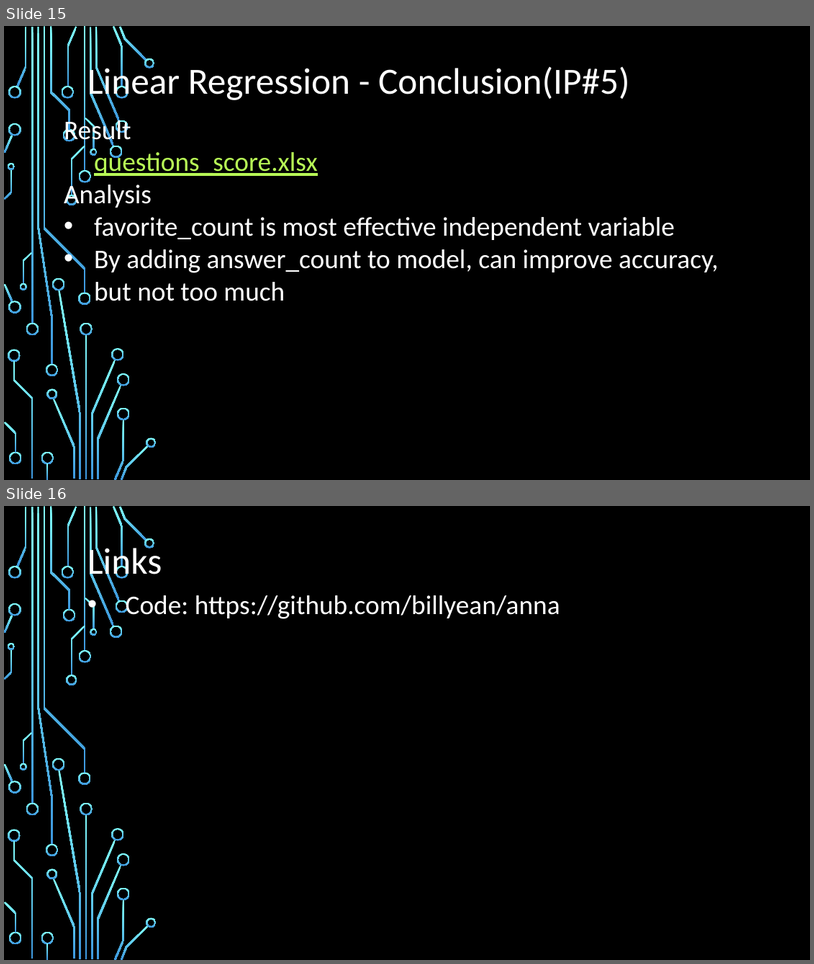
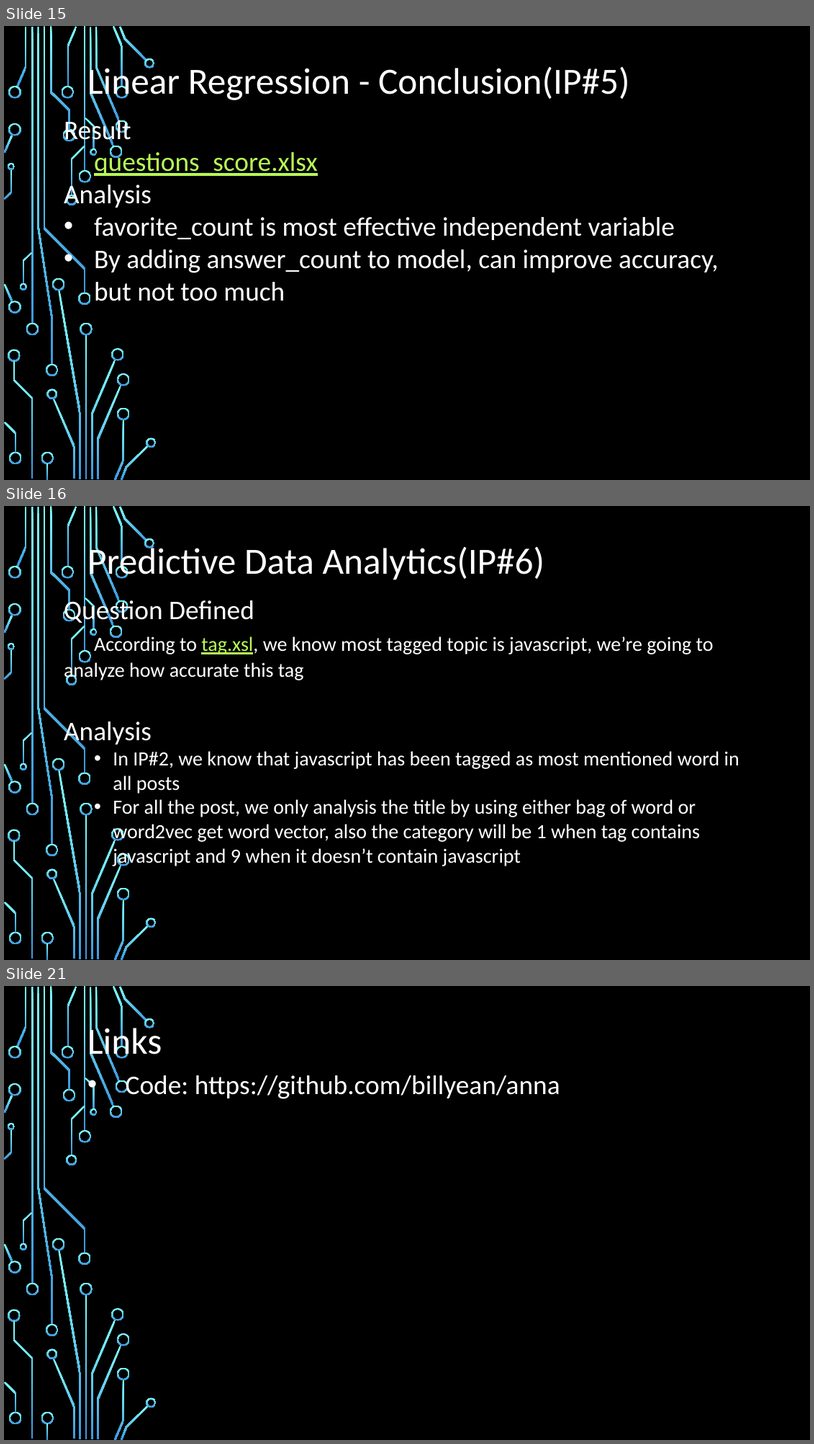
Before and after one commit to billyean/anna, a slide deck: Data Analytics and Information Virtualization Project.pptx. Shown one above the other, each under a label of ours: slides 15 and 16 before the commit, slides 15, 16 and 21 after it; the slides between them are not shown. The pictures are 814x964 and 814x1444 pixels, drawn with LibreOffice and Linux fonts; fonts in the diff are those of the drawing; background and template pictures are left out. Boxes give left, top, right and bottom in pixels: in the first picture for what was removed or moved away, otherwise in the second. Text is boxed around its words. In the diff, an @@ line names an element or a change of style, - is before the commit and + after.

```diff
--- a/Data Analytics and Information Virtualization Project.pptx
+++ b/Data Analytics and Information Virtualization Project.pptx
@@ slide 16 added at [4, 506, 810, 960], background picture (left out); not listed: 54 template elements that a slide beside it also shows @@
@@ text added at [88, 543, 545, 582], 44 pt, text #FFFFFF @@
+Predictive Data Analytics(IP#6)
@@ text added at [64, 597, 740, 867], 24 pt, text #FFFFFF @@
+Question Defined
+According to tag.xsl, we know most tagged topic is javascript, we’re going to analyze how accurate this tag
+Analysis
+  • In IP#2, we know that javascript has been tagged as most mentioned word in all posts
+  • For all the post, we only analysis the title by using either bag of word or word2vec get word vector, also the category will be 1 when tag contains javascript and 9 when it doesn’t contain javascript
@@ what was slide 16 is now slide 21 @@
```
Also in this commit, not shown: 4 other slides added, 1 other file.
